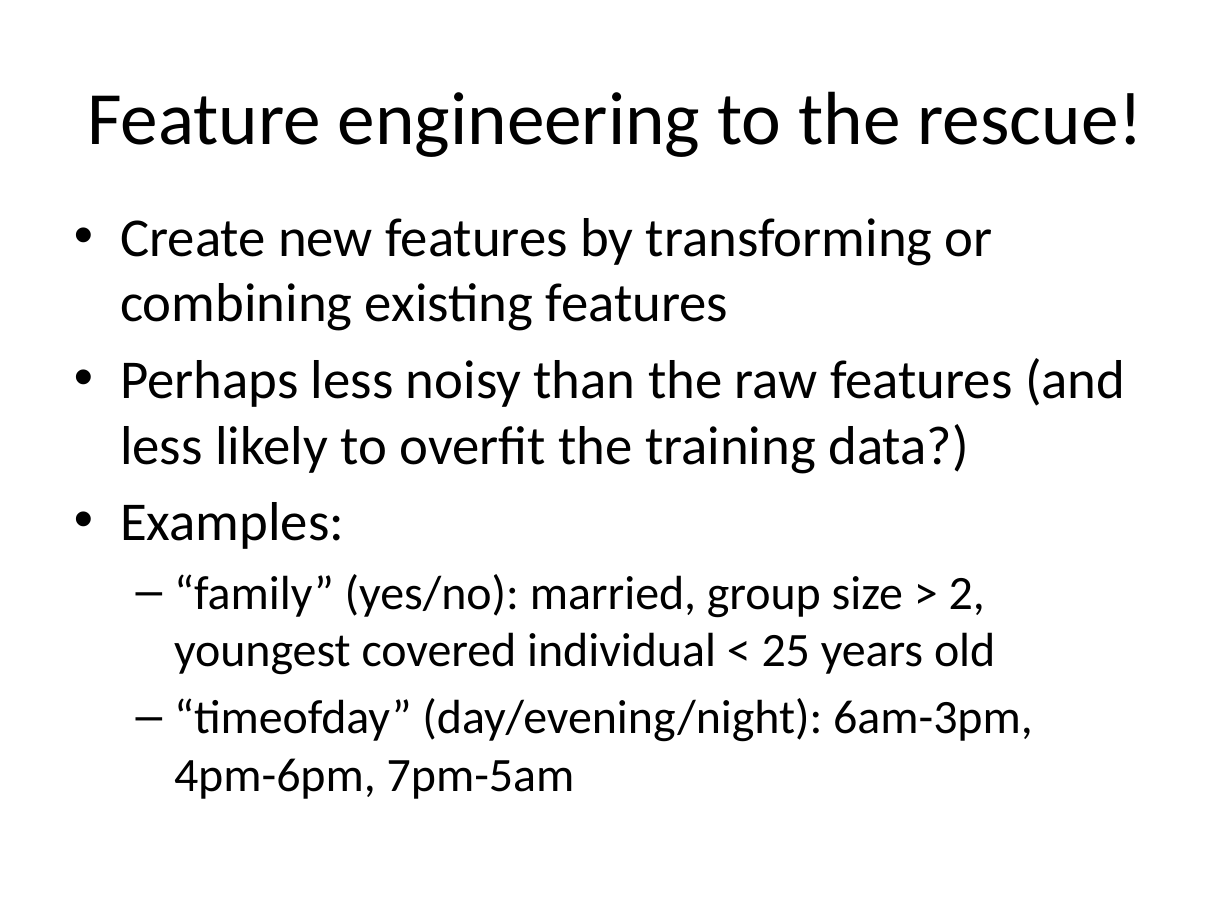
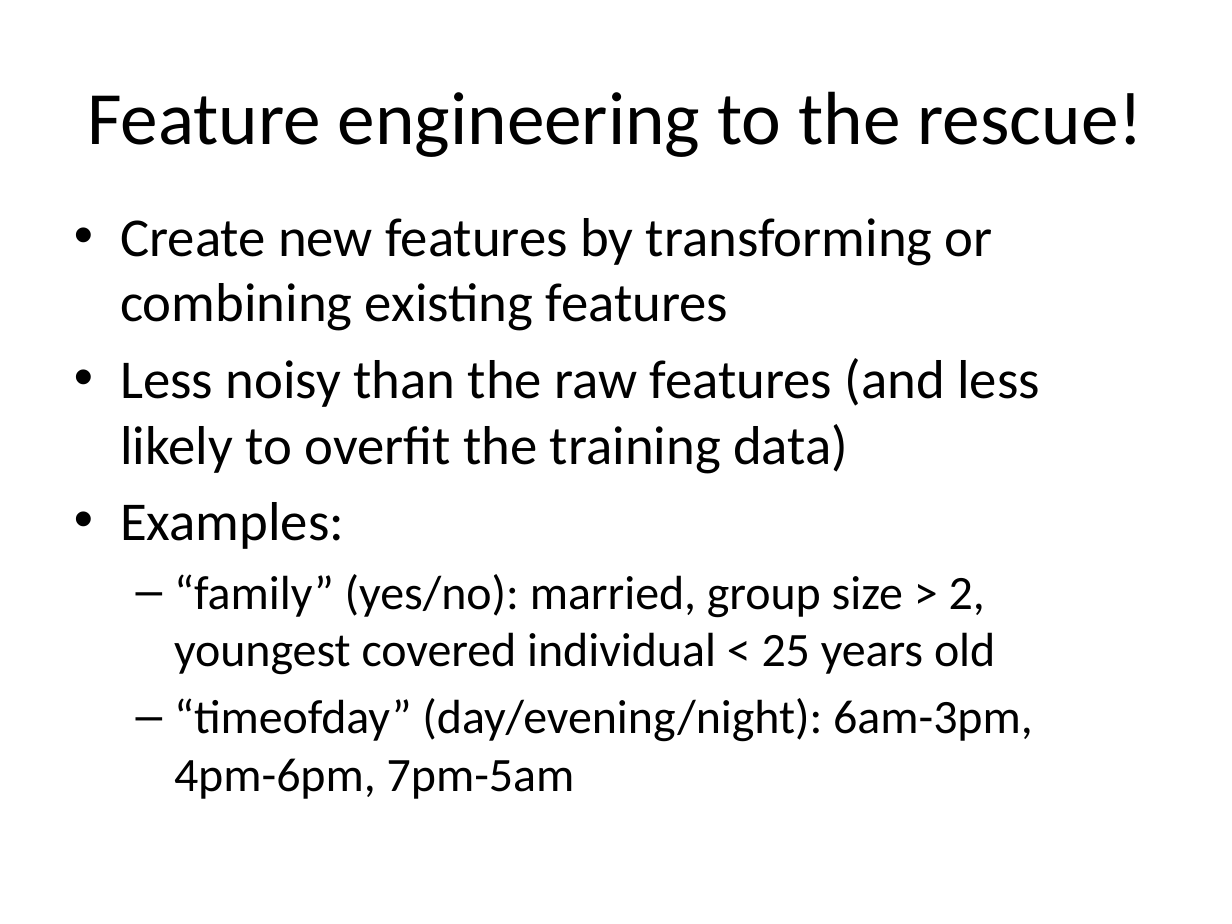
Before and after one commit to justmarkham/kaggle-allstate, a slide deck: slide 20 of allstate-presentation.pptx. Drawn at 1232x924 pixels with LibreOffice and Linux fonts; fonts in the diff are those of the drawing. Boxes give left, top, right and bottom in pixels: in the first picture for what was removed or moved away, otherwise in the second. Text is boxed around its words. In the diff, an @@ line names an element or a change of style, - is before the commit and + after.

```diff
--- a/allstate-presentation.pptx
+++ b/allstate-presentation.pptx
@@ text at <box>120,358,1040,474</box>: text changed @@
-• Perhaps less noisy than the raw features (and less likely to overfit the training data?)
+• Less noisy than the raw features (and less likely to overfit the training data)
```
Also in this commit, not shown: 4 other slides changed, 1 other file.
